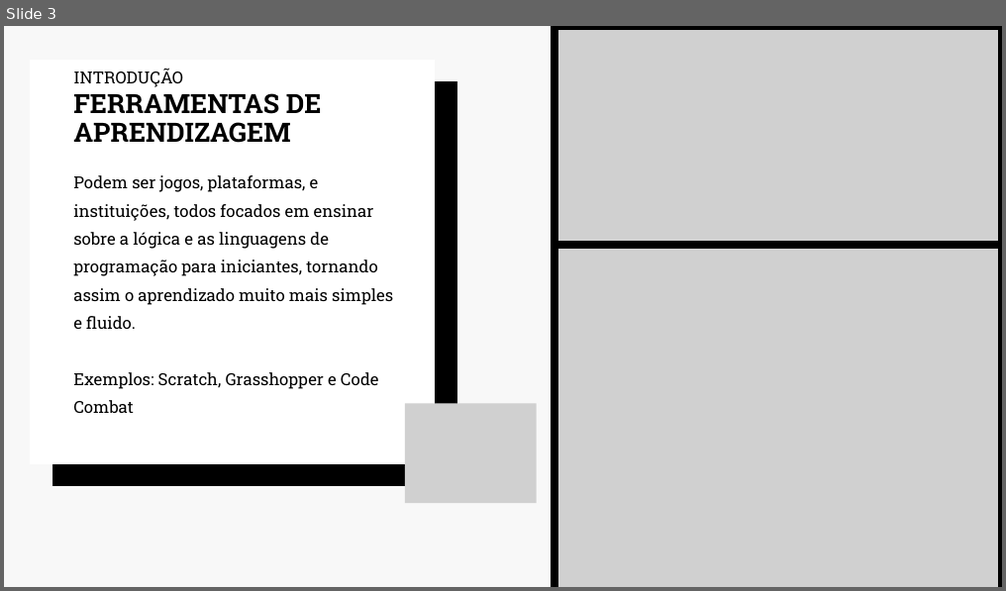
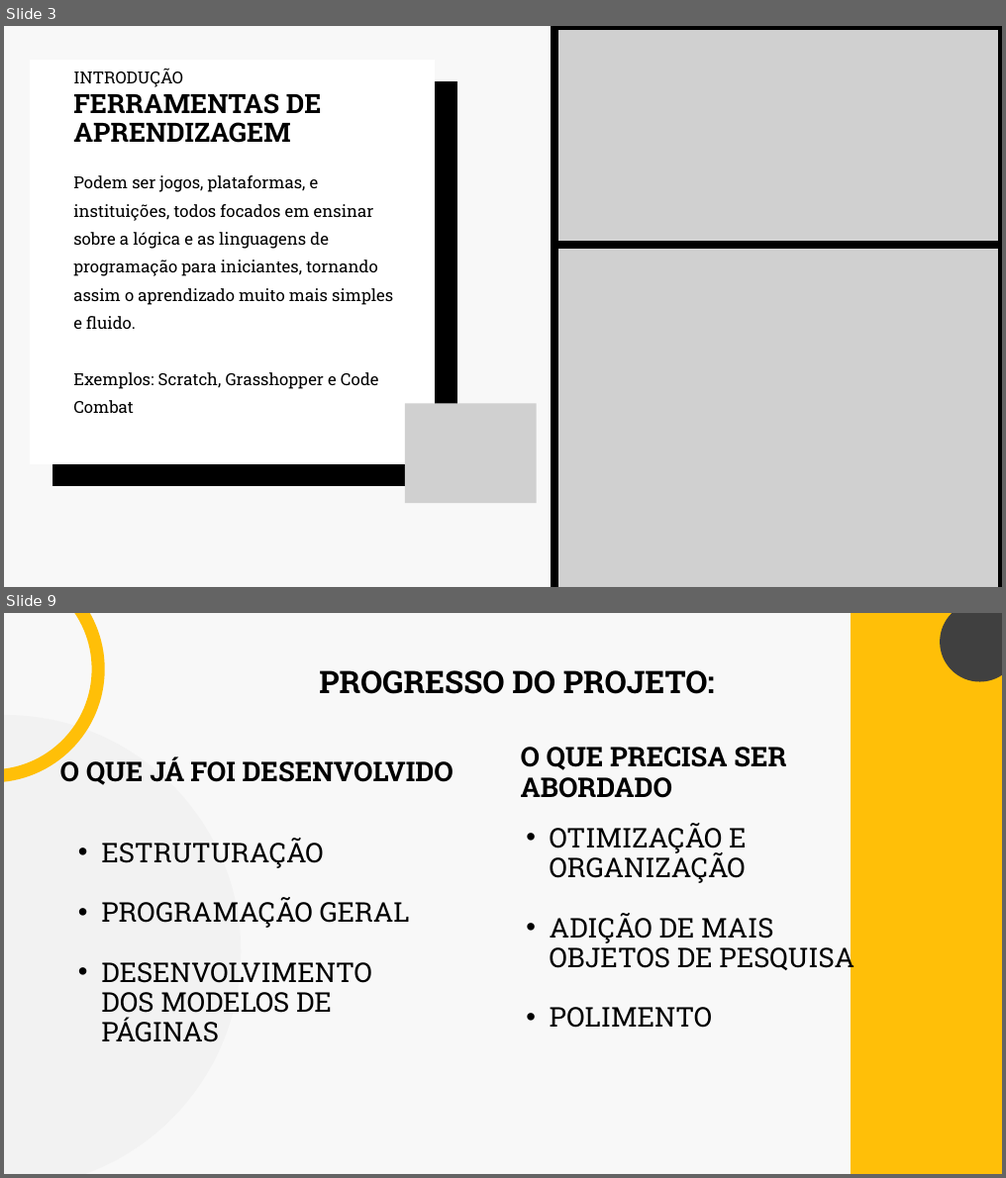
Before and after one commit to etecvav26-c10/Projeto-TCC-Etecvav---Ferramentas-de-Aprendizagem-na-Informatica, a slide deck: TCC_2026/Apresentação.pptx. Shown one above the other, each under a label of ours: slide 3 before the commit, slides 3 and 9 after it; the slides between them are not shown. The pictures are 1006x591 and 1006x1178 pixels, drawn with LibreOffice and Linux fonts; fonts in the diff are those of the drawing; grey boxes stand for pictures. Boxes give left, top, right and bottom in pixels: in the first picture for what was removed or moved away, otherwise in the second. Text is boxed around its words. In the diff, an @@ line names an element or a change of style, - is before the commit and + after.

Commit message:
Atualização dos modelos
- Atualização dos Artigos
- Atualização das apresentações
- Correção de informações

```diff
--- a/TCC_2026/Apresentação.pptx
+++ b/TCC_2026/Apresentação.pptx
@@ slide 9 added at [4, 613, 1002, 1174], background #F8F8F8 @@
@@ freeform shape added at [4, 613, 98, 776], outline #FFBF08 18.75 pt @@
@@ freeform shape added at [850, 613, 1002, 1174], fill #FFBF08 @@
@@ freeform shape added at [940, 613, 1002, 682], fill #404040 @@
@@ text added at [319, 670, 715, 694], 44.9 pt, text #000000, bold @@
+PROGRESSO DO PROJETO:
@@ freeform shape added at [4, 715, 241, 1174], fill #F2F2F2 @@
@@ text added at [60, 757, 453, 785], 39.3 pt, text #000000, bold @@
+O QUE JÁ FOI DESENVOLVIDO
@@ text added at [521, 747, 786, 798], 39.3 pt, text #000000, bold @@
+O QUE PRECISA SER ABORDADO
@@ text added at [101, 838, 410, 1043], 39.3 pt, text #000000 @@
+  • ESTRUTURAÇÃO
+  • PROGRAMAÇÃO GERAL
+  • DESENVOLVIMENTO DOS MODELOS DE PÁGINAS
@@ text added at [549, 823, 854, 1028], 39.3 pt, text #000000 @@
+  • OTIMIZAÇÃO E ORGANIZAÇÃO
+  • ADIÇÃO DE MAIS OBJETOS DE PESQUISA
+  • POLIMENTO
```
Also in this commit, not shown: 2 slides changed, 3 other slides added, 3 slides removed, 6 other files.
